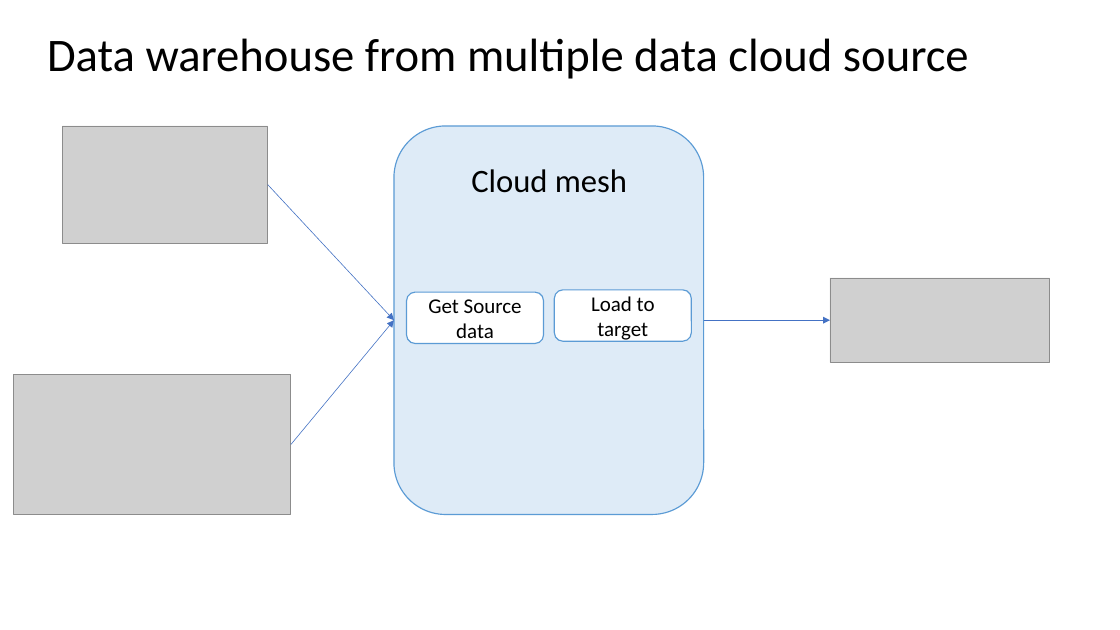
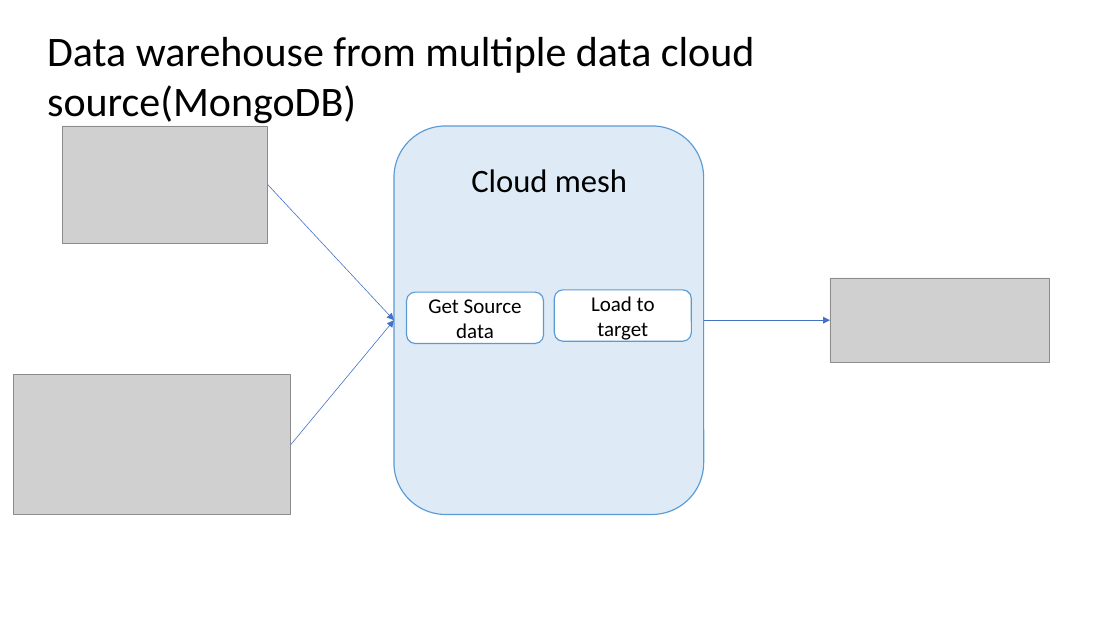
Before and after one commit to cloudmesh-community/fa19-516-168, a slide deck: slide 1 of project/DW_MultipleCloud.pptx. Drawn at 1120x630 pixels with LibreOffice and Linux fonts; fonts in the diff are those of the drawing; grey boxes stand for pictures. Boxes give left, top, right and bottom in pixels: in the first picture for what was removed or moved away, otherwise in the second. Text is boxed around its words. In the diff, an @@ line names an element or a change of style, - is before the commit and + after.

```diff
--- a/project/DW_MultipleCloud.pptx
+++ b/project/DW_MultipleCloud.pptx
@@ text at <box>47,37,755,127</box>: text changed; size 40 to 36 pt @@
-Data warehouse from multiple data cloud source
+Data warehouse from multiple data cloud source(MongoDB)
```
Also in this commit, not shown: 1 slide added.
